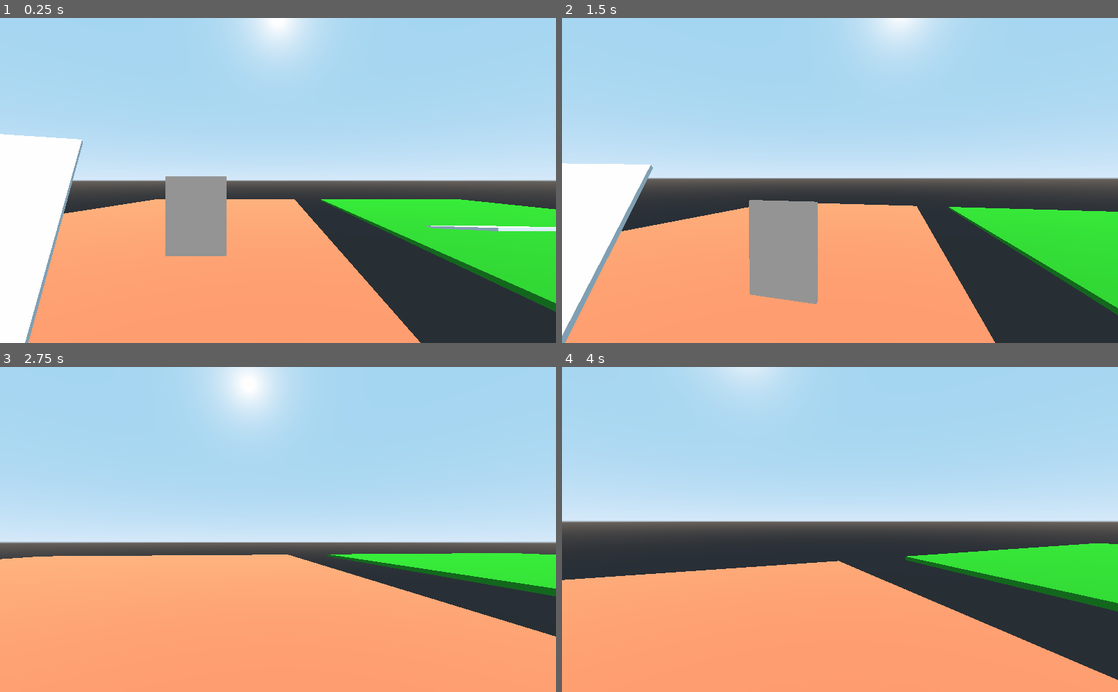
Above: before the commit, frames 1-4 (two rows, left to right).
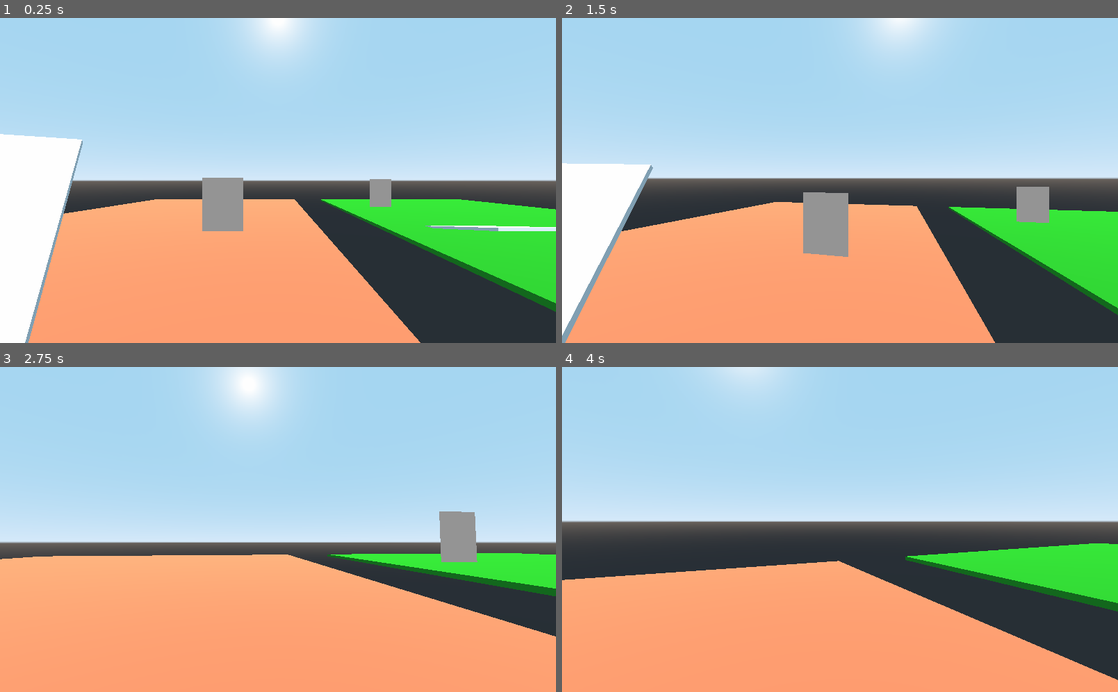
Above: after the commit, the same moments.

Repository: greenrazer/portals-godot
Game: Godot game, scene res://Levels/Portals.tscn
The game is run twice, just before and just after one commit, with the same random seed, the same clock (stepped at 60 frames per second) and the same inputs. The project has no main scene, so this scene is started directly.
Inputs (mouse positions are in pixels of both pictures, inside the frame that each line leads up to):
- Up to frame 1 (0.25 s): no input
- Up to frame 2 (1.5 s): move the mouse to (867, 180) at 0.52 s; hold Shift (sprint) 0.53-1.28 s; hold W (move_up) from 0.53 s (still down); tap Space (jump) at 0.77 s; move the mouse to (812, 180) at 1.27 s; tap Shift (sprint) at 1.35 s
- Up to frame 3 (2.75 s): keep holding W (move_up); tap Space (jump) at 1.52 s; move the mouse to (289, 523) at 2.02 s; hold Shift (sprint) from 2.03 s (still down)
- Up to frame 4 (4 s): keep holding W (move_up); move the mouse to (834, 536) at 2.77 s; release Shift (sprint) at 2.78 s; tap Shift (sprint) at 2.85 s; tap Space (jump) at 3.02, 3.77 s; move the mouse to (878, 532) at 3.52 s; hold Shift (sprint) from 3.53 s (still down)

The runs differ from the first frame. In frame 1, 2.8% of the frame differs, in the area x 29-71%, y 48-74%; in frame 2, 5.1%, in the area x 33-88%, y 51-89%; in frame 3, 1.0%; in frame 4, nothing differs.

Commit message:
got two portals sortof working

Diff:
--- a/Levels/Portals.tscn
+++ b/Levels/Portals.tscn
@@ -48,6 +48,9 @@
 [sub_resource type="CapsuleShape" id=14]
 radius = 0.6
 
+[sub_resource type="CapsuleMesh" id=19]
+radius = 0.6
+
 [node name="Main" type="Spatial"]
 script = ExtResource( 1 )
 
@@ -107,13 +110,14 @@
 script = ExtResource( 3 )
 
 [node name="PortalA" type="Spatial" parent="Scene/Portals/PortalPair1"]
-transform = Transform( 1, 0, 0, 0, 1, 0, 0, 0, 1, -10.666, 2, 9.00788 )
+transform = Transform( 1, 0, 0, 0, 1, 0, 0, 0, 1, -10.666, 2, 3.37379 )
 
 [node name="Viewport" type="Viewport" parent="Scene/Portals/PortalPair1/PortalA"]
 keep_3d_linear = true
 
 [node name="Camera" type="Camera" parent="Scene/Portals/PortalPair1/PortalA/Viewport"]
-transform = Transform( -0.557333, -0.186473, 0.809079, -0.105783, 0.98246, 0.153564, -0.823523, 6.13572e-09, -0.567283, -10.666, 2.85573, 11.8936 )
+transform = Transform( 1, 0, 0, 0, 1, 0, 0, 0, 1, 0, 0, 0 )
+cull_mask = 1048573
 current = true
 
 [node name="Shape" type="Spatial" parent="Scene/Portals/PortalPair1/PortalA"]
@@ -122,17 +126,20 @@
 [node name="Mesh" type="Spatial" parent="Scene/Portals/PortalPair1/PortalA/Shape"]
 
 [node name="Inside" type="MeshInstance" parent="Scene/Portals/PortalPair1/PortalA/Shape/Mesh"]
+layers = 2
 material_override = SubResource( 9 )
 mesh = SubResource( 10 )
 material/0 = null
 
 [node name="Outside" type="MeshInstance" parent="Scene/Portals/PortalPair1/PortalA/Shape/Mesh"]
+layers = 2
 material_override = SubResource( 9 )
 mesh = SubResource( 11 )
 material/0 = null
 
 [node name="InsideFloor" type="MeshInstance" parent="Scene/Portals/PortalPair1/PortalA/Shape/Mesh"]
 transform = Transform( 1, 0, 0, 0, 1, 0, 0, 0, 1, 0, -0.999, 0 )
+layers = 2
 material_override = SubResource( 9 )
 mesh = SubResource( 12 )
 material/0 = null
@@ -144,13 +151,13 @@
 
 [node name="PortalB" type="Spatial" parent="Scene/Portals/PortalPair1"]
 transform = Transform( -1, 0, -3.25841e-07, 0, 1, 0, 3.25841e-07, 0, -1, 8.3419, 2, -12.9615 )
-visible = false
 
 [node name="Viewport" type="Viewport" parent="Scene/Portals/PortalPair1/PortalB"]
 keep_3d_linear = true
 
 [node name="Camera" type="Camera" parent="Scene/Portals/PortalPair1/PortalB/Viewport"]
-transform = Transform( -0.557333, -0.186473, 0.809079, -0.105783, 0.98246, 0.153564, -0.823523, 6.13572e-09, -0.567283, -10.666, 2.85573, 11.8936 )
+transform = Transform( 1, 0, 0, 0, 1, 0, 0, 0, 1, 0, 0, 0 )
+cull_mask = 1048571
 current = true
 
 [node name="Shape" type="Spatial" parent="Scene/Portals/PortalPair1/PortalB"]
@@ -159,17 +166,20 @@
 [node name="Mesh" type="Spatial" parent="Scene/Portals/PortalPair1/PortalB/Shape"]
 
 [node name="Inside" type="MeshInstance" parent="Scene/Portals/PortalPair1/PortalB/Shape/Mesh"]
+layers = 4
 material_override = SubResource( 15 )
 mesh = SubResource( 16 )
 material/0 = null
 
 [node name="Outside" type="MeshInstance" parent="Scene/Portals/PortalPair1/PortalB/Shape/Mesh"]
+layers = 4
 material_override = SubResource( 15 )
 mesh = SubResource( 17 )
 material/0 = null
 
 [node name="InsideFloor" type="MeshInstance" parent="Scene/Portals/PortalPair1/PortalB/Shape/Mesh"]
 transform = Transform( 1, 0, 0, 0, 1, 0, 0, 0, 1, 0, -0.999, 0 )
+layers = 4
 material_override = SubResource( 15 )
 mesh = SubResource( 18 )
 material/0 = null
@@ -187,6 +197,10 @@
 transform = Transform( 1, 0, 0, 0, -4.37114e-08, -1, 0, 1, -4.37114e-08, 0, 0, 0 )
 shape = SubResource( 14 )
 
+[node name="MeshInstance" type="MeshInstance" parent="Steve/Collider"]
+mesh = SubResource( 19 )
+material/0 = null
+
 [node name="Head" type="Spatial" parent="Steve"]
 transform = Transform( 1, 0, 0, 0, 1, 0, 0, 0, 1, 0, 0.463354, 0 )
 
--- a/scripts/portal_pair.gd
+++ b/scripts/portal_pair.gd
@@ -3,10 +3,10 @@
 var player_cam
 
 func _ready():
-#	var texA = $PortalA/Viewport.get_texture()
-#	var matB = $PortalB/Shape/Mesh/Outside.material_override
-#	matB.set_shader_param("texture_albedo", texA)
-#	$PortalA/Viewport.size = get_viewport().size
+	var texA = $PortalA/Viewport.get_texture()
+	var matB = $PortalB/Shape/Mesh/Outside.material_override
+	matB.set_shader_param("texture_albedo", texA)
+	$PortalA/Viewport.size = get_viewport().size
 
 	var texB = $PortalB/Viewport.get_texture()
 	var matA = $PortalA/Shape/Mesh/Outside.material_override
@@ -16,6 +16,14 @@
 	player_cam = get_node("../../../Steve/Head/Camera")
 
 func _process(_delta):
+	var player_portalA_dist = (player_cam.global_transform.origin - $PortalA.global_transform.origin).length()
 	var portalB_trans = $PortalB.global_transform * $PortalA.global_transform.inverse() * player_cam.global_transform
 	$PortalB/Viewport/Camera.set_transform(portalB_trans)
+	$PortalB/Viewport/Camera.set_znear(player_portalA_dist)
 	$PortalA/Viewport.size = get_viewport().size
+
+	var player_portalB_dist = (player_cam.global_transform.origin - $PortalB.global_transform.origin).length()
+	var portalA_trans = $PortalA.global_transform * $PortalB.global_transform.inverse() * player_cam.global_transform
+	$PortalA/Viewport/Camera.set_transform(portalA_trans)
+	$PortalA/Viewport/Camera.set_znear(player_portalB_dist)
+	$PortalB/Viewport.size = get_viewport().size
Not shown: 1 places in Levels/Portals.tscn that only renumber resources
